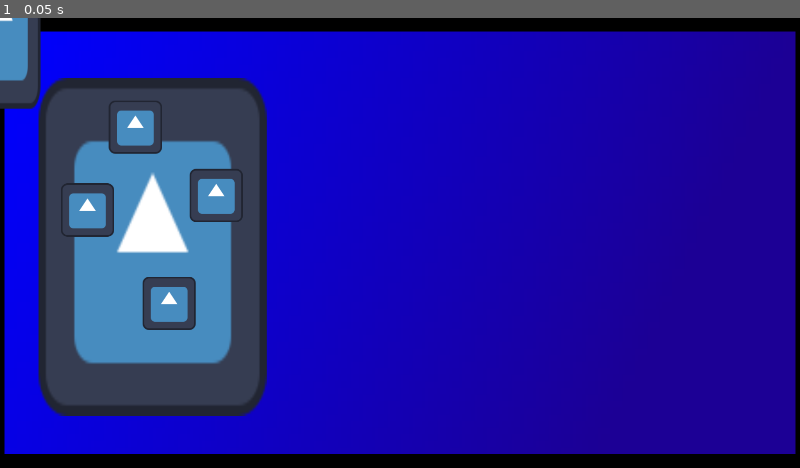
Above: before the commit, frame 1.
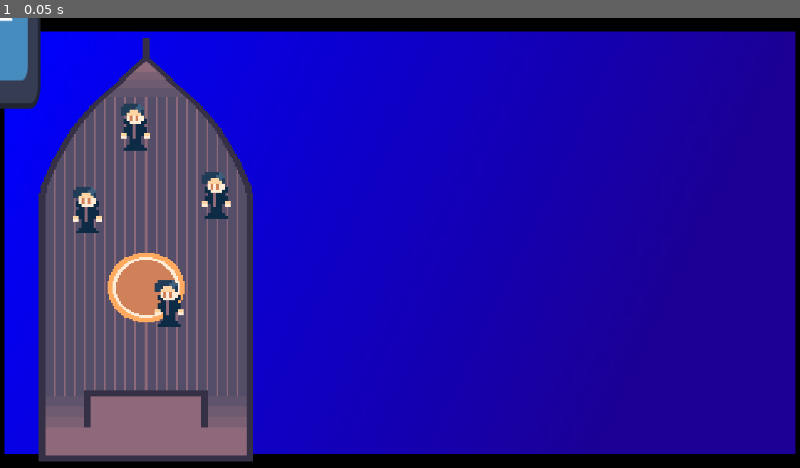
Above: after the commit, the same moment.

Repository: Maxenceoresteleandre/Jam-PSU-2024
Game: Godot game, scene res://scenes/world.tscn
Two runs of this game, one before a commit and one after it. Both use one fixed random seed, a clock stepped at 60 frames per second and the inputs below. The engine's default icon, where the game draws it, is replaced by a stand-in: a white triangle on a blue panel in a dark square.
Inputs:
- Up to frame 1 (0.05 s): no input

The runs differ from the first frame. In frame 1, 23% of the frame differs, in the area x 4-34%, y 4-99%.

Commit message:
reimport assets

Diff:
--- a/jampsu2024/scenes/characters/player_character.tscn
+++ b/jampsu2024/scenes/characters/player_character.tscn
@@ -1,17 +1,20 @@
 [gd_scene load_steps=4 format=3 uid="uid://dk2rkvhposxkf"]
 
-[ext_resource type="Texture2D" uid="uid://c6rc5o0ovxmb5" path="res://icon.svg" id="1_khg81"]
 [ext_resource type="Script" path="res://script/player_character.gd" id="1_p1nly"]
+[ext_resource type="Texture2D" uid="uid://dgfwgn78qcjhm" path="res://resources/art/Vampire player.png" id="2_6xnrr"]
 
 [sub_resource type="CircleShape2D" id="CircleShape2D_w7g5h"]
-radius = 65.0
+radius = 30.0
 
 [node name="VampireCharacter" type="CharacterBody2D"]
 script = ExtResource("1_p1nly")
 
 [node name="CollisionShape2D" type="CollisionShape2D" parent="."]
+position = Vector2(-2, 40)
 shape = SubResource("CircleShape2D_w7g5h")
 
 [node name="Sprite" type="Sprite2D" parent="."]
+texture_filter = 1
 position = Vector2(-1, -1)
-texture = ExtResource("1_khg81")
+scale = Vector2(7, 7)
+texture = ExtResource("2_6xnrr")
--- a/jampsu2024/scenes/environment/BoatView.tscn
+++ b/jampsu2024/scenes/environment/BoatView.tscn
@@ -1,15 +1,16 @@
 [gd_scene load_steps=3 format=3 uid="uid://b0ew2d3ov7rsc"]
 
-[ext_resource type="Texture2D" uid="uid://c6rc5o0ovxmb5" path="res://icon.svg" id="1_chstg"]
+[ext_resource type="Texture2D" uid="uid://cnda0on2lhoq6" path="res://resources/art/Bato.png" id="1_5kobi"]
 [ext_resource type="PackedScene" uid="uid://dk2rkvhposxkf" path="res://scenes/characters/player_character.tscn" id="2_rrqf3"]
 
 [node name="BoatView" type="Node2D"]
 z_index = 100
+texture_filter = 1
 
 [node name="ShipSprite" type="Sprite2D" parent="."]
-position = Vector2(366.5, 549.5)
-scale = Vector2(4.27344, 6.33594)
-texture = ExtResource("1_chstg")
+position = Vector2(350.5, 556)
+scale = Vector2(4.02344, 3.55245)
+texture = ExtResource("1_5kobi")
 
 [node name="VampireCharacter" parent="." instance=ExtResource("2_rrqf3")]
 position = Vector2(211, 462)
--- a/jampsu2024/script/player_character.gd
+++ b/jampsu2024/script/player_character.gd
@@ -2,7 +2,7 @@
 class_name PlayerCharacter
 
 @export var control_device := 0
-@export var speed := 200
+@export var speed := 400
 
 var right_pressed := false
 var left_pressed := false
Not shown, added: jampsu2024/resources/art/Bad octopus.png.import
Not shown, added: jampsu2024/resources/art/Bato.png.import
Not shown, added: jampsu2024/resources/art/Canon.png.import
Not shown, added: jampsu2024/resources/art/Roue du navire.png.import
Not shown, added: jampsu2024/resources/art/Vampire player.png.import
Not shown, added: jampsu2024/resources/art/fantome.png.import
